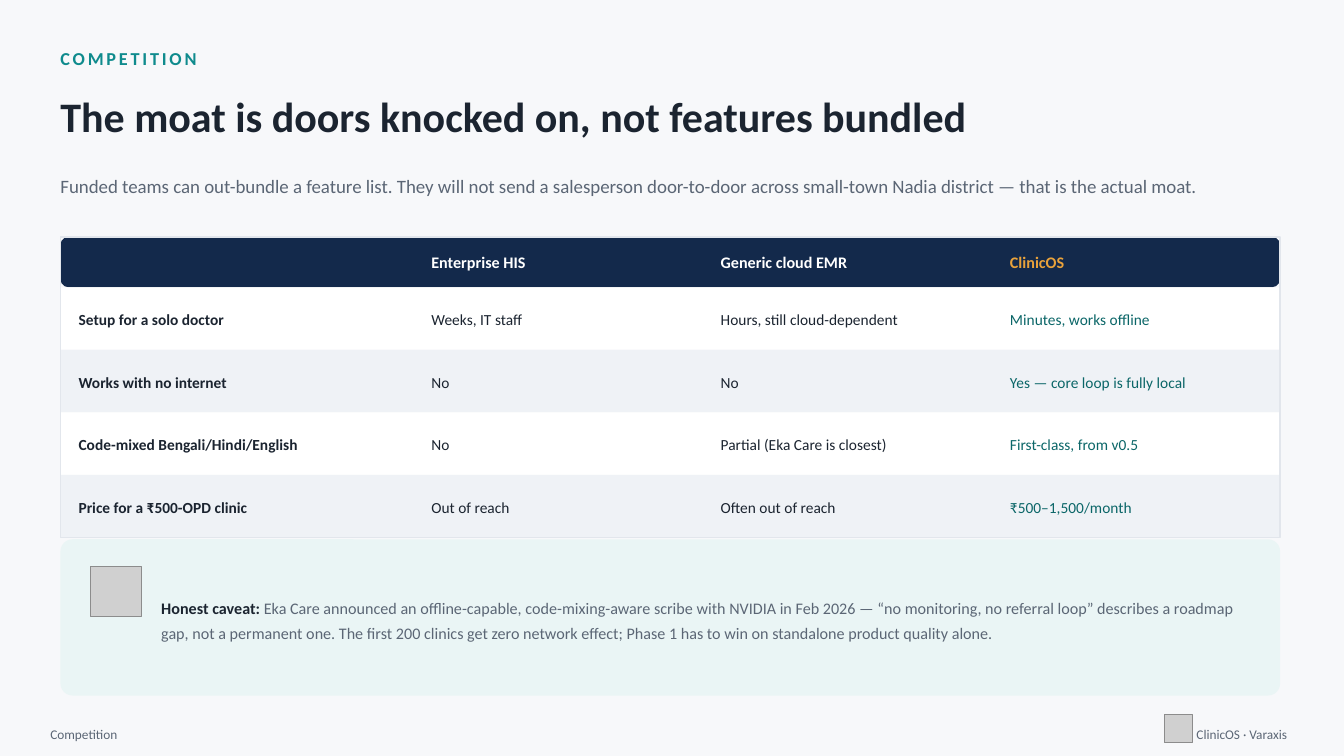
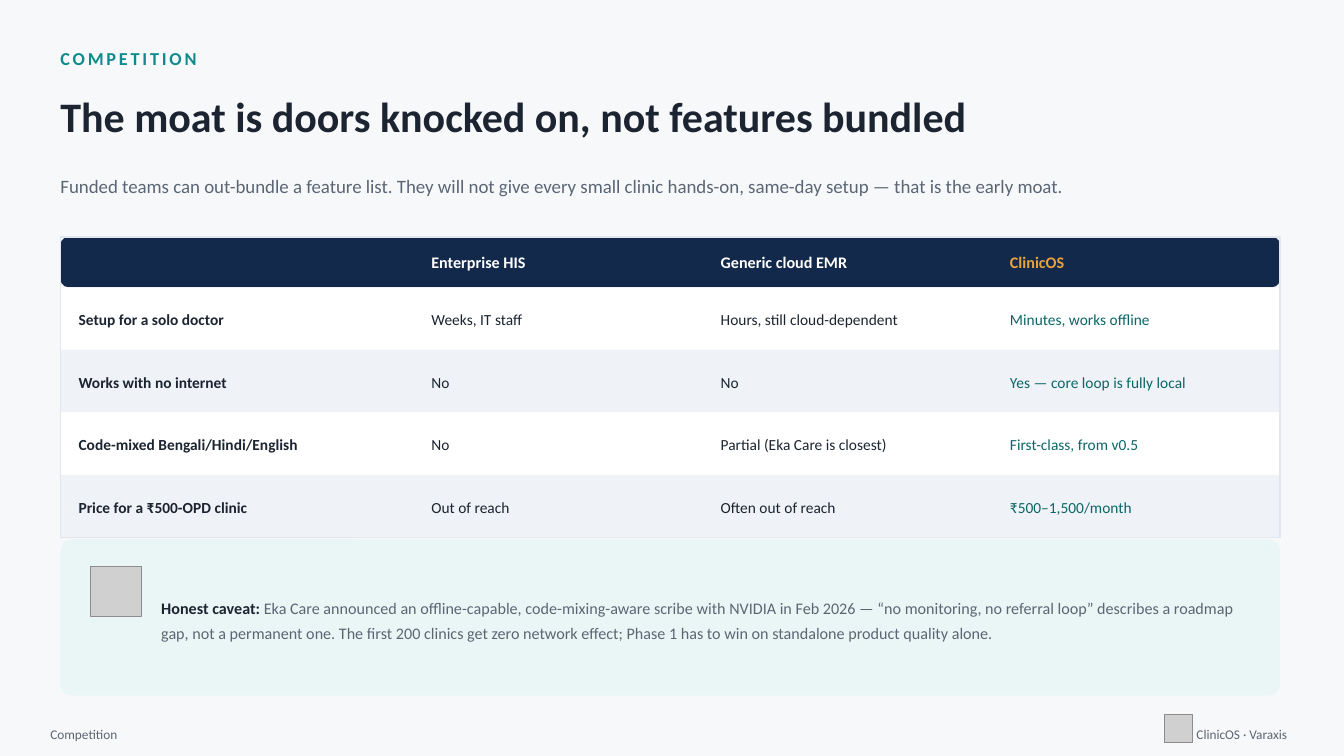
Before and after one commit to realishaanseal/clinicos, a slide deck: slide 11 of artifacts/ClinicOS_Hackathon_Deck.pptx. Drawn at 1344x756 pixels with LibreOffice and Linux fonts; fonts in the diff are those of the drawing; grey boxes stand for pictures. Boxes give left, top, right and bottom in pixels: in the first picture for what was removed or moved away, otherwise in the second. Text is boxed around its words. In the diff, an @@ line names an element or a change of style, - is before the commit and + after.

```diff
--- a/artifacts/ClinicOS_Hackathon_Deck.pptx
+++ b/artifacts/ClinicOS_Hackathon_Deck.pptx
@@ text at [60, 180, 1063, 196]: text changed @@
-Funded teams can out-bundle a feature list. They will not send a salesperson door-to-door across small-town Nadia district — that is the actual moat.
+Funded teams can out-bundle a feature list. They will not give every small clinic hands-on, same-day setup — that is the early moat.
```
Also in this commit, not shown: 5 other slides changed, 13 other files.
